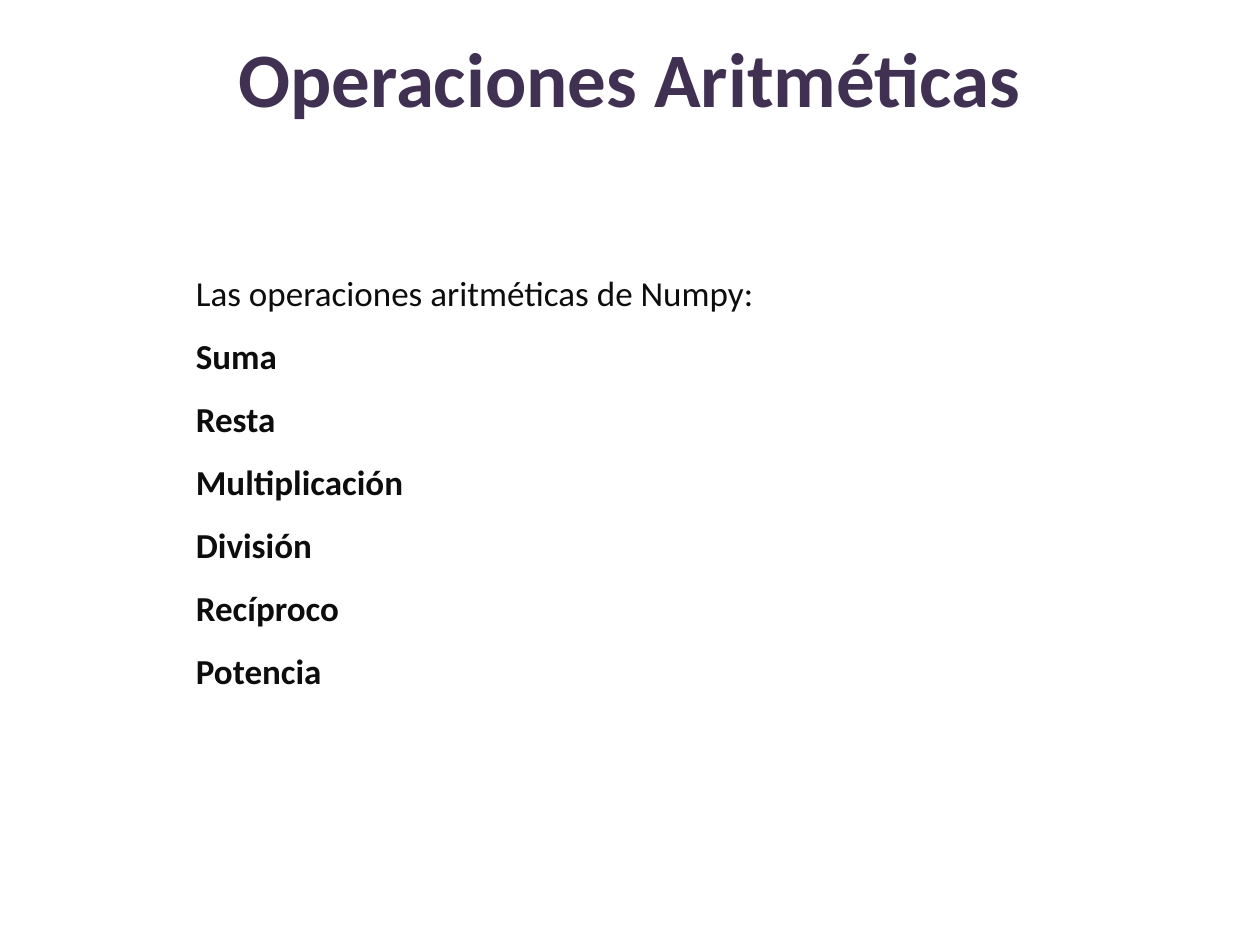
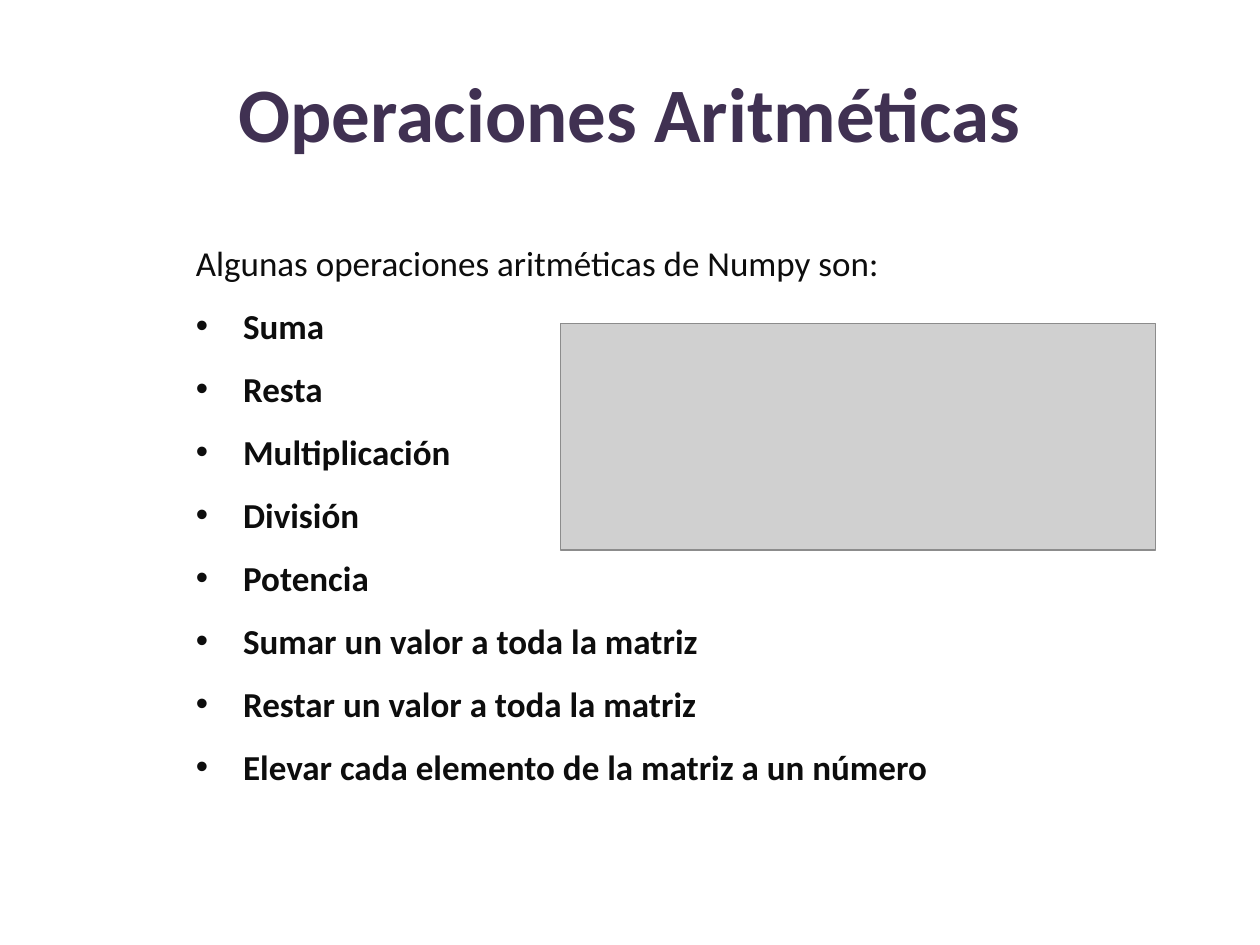
Before and after one commit to lizetheP/Analitica, a slide deck: slide 8 of Calendario2023/presentaciones/22_Matrices.pptx. Drawn at 1260x945 pixels with LibreOffice and Linux fonts; fonts in the diff are those of the drawing; grey boxes stand for pictures. Boxes give left, top, right and bottom in pixels: in the first picture for what was removed or moved away, otherwise in the second. Text is boxed around its words. In the diff, an @@ line names an element or a change of style, - is before the commit and + after.

```diff
--- a/Calendario2023/presentaciones/22_Matrices.pptx
+++ b/Calendario2023/presentaciones/22_Matrices.pptx
@@ title "Operaciones Aritméticas": place and size @@
-title "Operaciones Aritméticas" at (238,53,1020,119)
+title "Operaciones Aritméticas" at (238,88,1020,154)
@@ text "Algunas operaciones aritméticas de Numpy ...": place and size @@
-text "Algunas operaciones aritméticas de Numpy ..." at (196,281,753,685)
+text "Algunas operaciones aritméticas de Numpy ..." at (196,251,927,781)
@@ text at (196,251,878,282): text changed @@
-Las operaciones aritméticas de Numpy:
+Algunas operaciones aritméticas de Numpy son:
@@ text at (243,316,450,592): bullet none to • @@
@@ picture added at (561,324,1155,551) @@
@@ text at (196,596,339,627): paragraph removed @@
-Recíproco
@@ text at (243,629,927,781): paragraphs added @@
+• Sumar un valor a toda la matriz
+• Restar un valor a toda la matriz
+• Elevar cada elemento de la matriz a un número
```
Also in this commit, not shown: 7 other slides changed, 4 other files.
